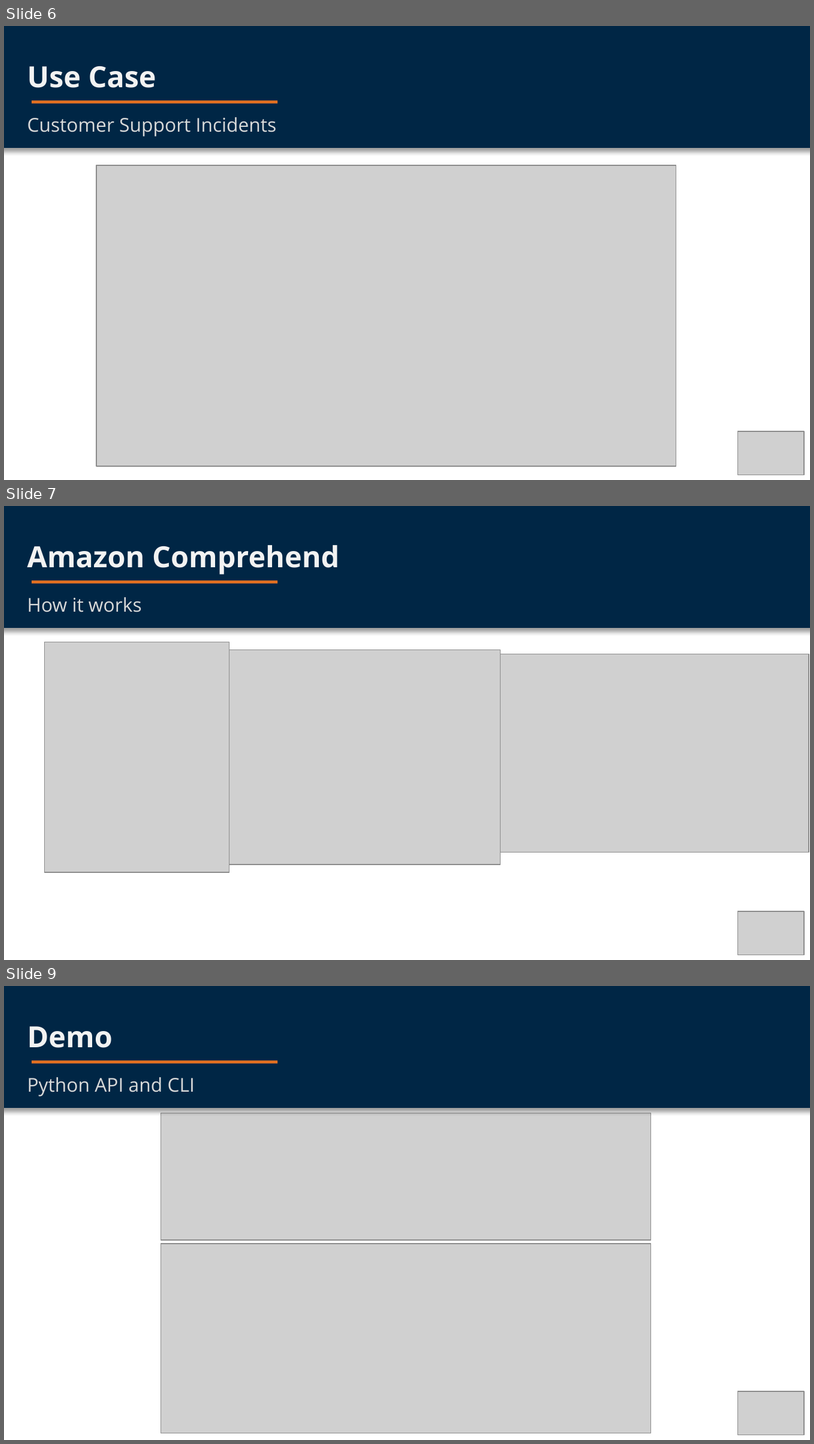
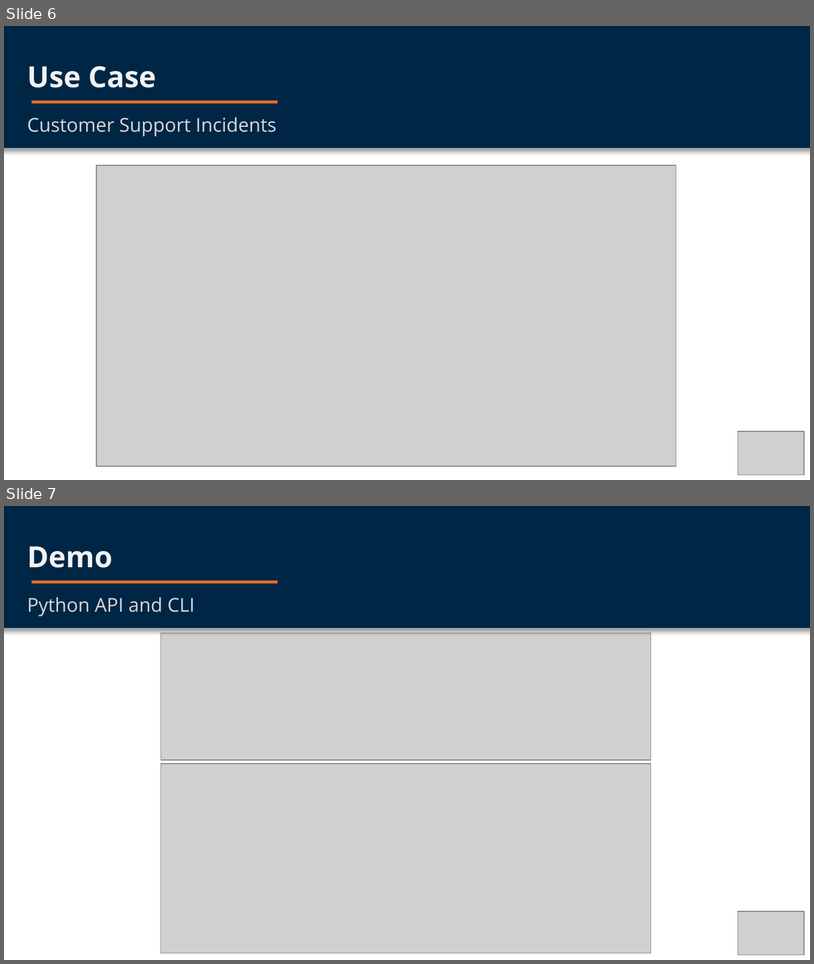
Before and after one commit to vbloise3/awsCert, a slide deck: public/Exam Notes/Comprehend Video Deck.pptx. Shown one above the other, each under a label of ours: slides 6, 7 and 9 before the commit, slides 6 and 7 after it; the slides between them are not shown. The pictures are 814x1444 and 814x964 pixels, drawn with LibreOffice and Linux fonts; fonts in the diff are those of the drawing; grey boxes stand for pictures. Boxes give left, top, right and bottom in pixels: in the first picture for what was removed or moved away, otherwise in the second. Text is boxed around its words. In the diff, an @@ line names an element or a change of style, - is before the commit and + after.

Commit message:
updated Comprehend deck for WL vidoe submission

```diff
--- a/public/Exam Notes/Comprehend Video Deck.pptx
+++ b/public/Exam Notes/Comprehend Video Deck.pptx
@@ slide 7 removed at (4, 506, 810, 960), background #FFFFFF @@
@@ rectangle removed at (4, 506, 810, 628) @@
@@ text removed at (27, 545, 339, 574) @@
-Amazon Comprehend
@@ rectangle removed at (32, 580, 278, 583) @@
@@ text removed at (27, 597, 142, 612) @@
-How it works
@@ picture removed at (44, 642, 229, 871) @@
@@ picture removed at (230, 649, 501, 864) @@
@@ picture removed at (501, 654, 810, 853) @@
@@ picture removed at (738, 911, 804, 954) @@
@@ what was slide 9 is now slide 7 @@
```
Also in this commit, not shown: 2 slides changed, 1 slide added, 1 other slide removed.
